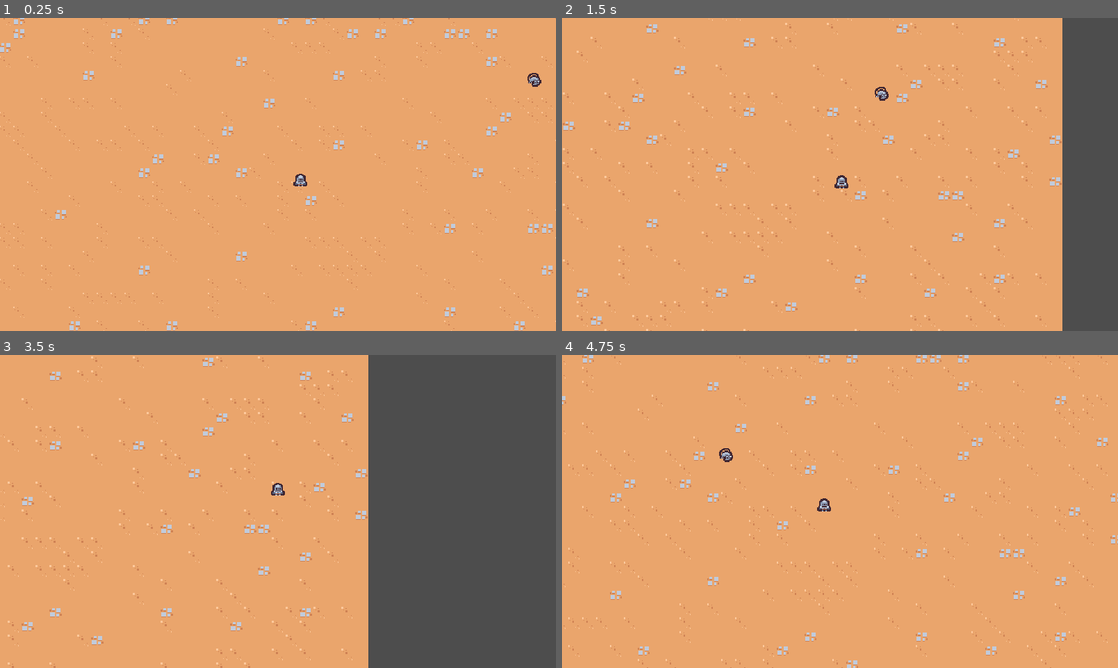
Above: before the commit, frames 1-4 (two rows, left to right).
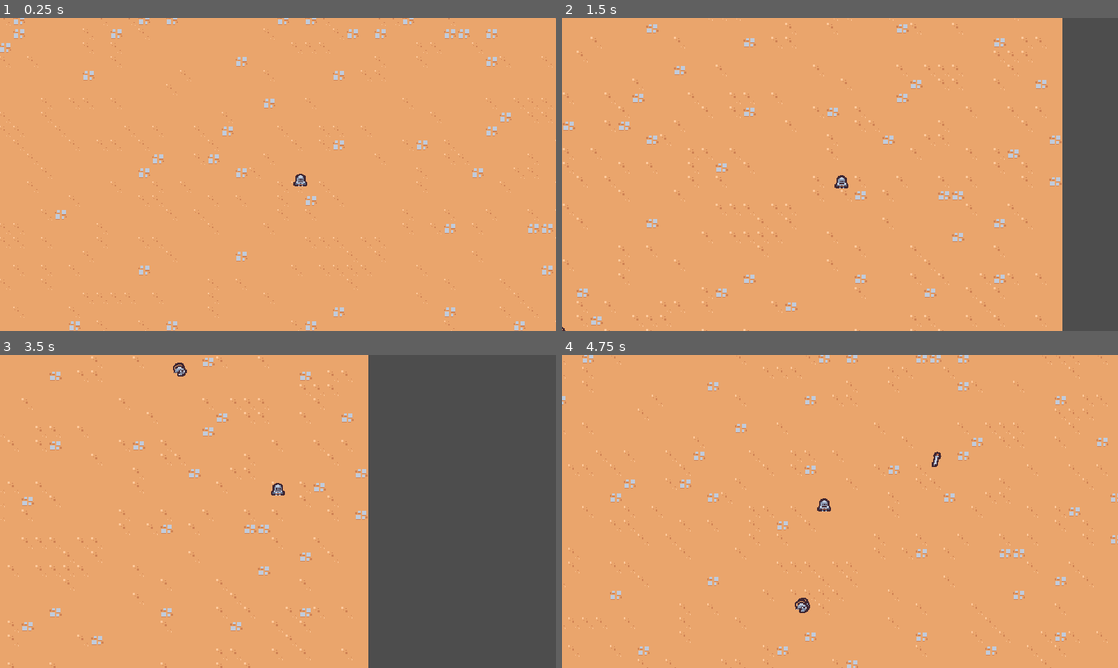
Above: after the commit, the same moments.

Repository: exglegaming/survivors-course
Game: Godot game, scene res://scenes/main/main.tscn
The game is run twice, just before and just after one commit, with the same random seed, the same clock (stepped at 60 frames per second) and the same inputs.
Inputs:
- Up to frame 1 (0.25 s): no input
- Up to frame 2 (1.5 s): hold D (move_right) 0.53-1.28 s; hold S (move_down) from 1.28 s (still down)
- Up to frame 3 (3.5 s): release S (move_down) at 2.03 s; hold D (move_right) 2.03-2.78 s; hold W (move_up) from 2.78 s (still down)
- Up to frame 4 (4.75 s): release W (move_up) at 3.53 s; hold A (move_left) from 3.53 s (still down)

The runs differ from the first frame. In frame 1, less than 0.1% of the frame differs, in the area x 94-98%, y 17-22%; in frame 2, less than 0.1%; in frame 3, less than 0.1%; in frame 4, 0.2%, in the area x 28-69%, y 29-83%.

Commit message:
basic enemy spawner

Diff:
--- a/scenes/main/main.tscn
+++ b/scenes/main/main.tscn
@@ -2,8 +2,8 @@
 
 [ext_resource type="PackedScene" uid="uid://bwih6ucg3wo4u" path="res://scenes/player/player.tscn" id="1_hyk8p"]
 [ext_resource type="Texture2D" uid="uid://cskquh74cuopt" path="res://assets/environment/tilemap_packed.png" id="1_iuonh"]
+[ext_resource type="PackedScene" uid="uid://dgf41m8o5fo4p" path="res://scenes/manager/enemy_manager.tscn" id="1_l3cfh"]
 [ext_resource type="PackedScene" uid="uid://mffpdhn2qnda" path="res://scenes/game_camera/game_camera.tscn" id="3_k2fmo"]
-[ext_resource type="PackedScene" uid="uid://xwqfmvgmx3ol" path="res://scenes/basic_enemy/basic_enemy.tscn" id="4_l3cfh"]
 
 [sub_resource type="TileSetAtlasSource" id="TileSetAtlasSource_k2fmo"]
 texture = ExtResource("1_iuonh")
@@ -51,6 +51,8 @@
 
 [node name="Main" type="Node" unique_id=92906700]
 
+[node name="EnemyManager" parent="." unique_id=1911562668 instance=ExtResource("1_l3cfh")]
+
 [node name="GameCamera" parent="." unique_id=1627807066 instance=ExtResource("3_k2fmo")]
 
 [node name="TileMapLayer" type="TileMapLayer" parent="." unique_id=1754120177]
@@ -59,9 +61,3 @@
 
 [node name="Player" parent="." unique_id=407612415 instance=ExtResource("1_hyk8p")]
 position = Vector2(316, 168)
-
-[node name="BasicEnemy" parent="." unique_id=363237804 instance=ExtResource("4_l3cfh")]
-position = Vector2(-60, -36)
-
-[node name="BasicEnemy2" parent="." unique_id=1520510490 instance=ExtResource("4_l3cfh")]
-position = Vector2(602, 41)
--- /dev/null
+++ b/scenes/manager/enemy_manager.tscn
@@ -0,0 +1,11 @@
+[gd_scene format=3 uid="uid://dgf41m8o5fo4p"]
+
+[ext_resource type="Script" uid="uid://dj4efjv3y5i3v" path="res://scripts/manager/enemy_manager.gd" id="1_jybml"]
+[ext_resource type="PackedScene" uid="uid://xwqfmvgmx3ol" path="res://scenes/basic_enemy/basic_enemy.tscn" id="2_1w3g6"]
+
+[node name="EnemyManager" type="Node" unique_id=1911562668]
+script = ExtResource("1_jybml")
+basic_enemy_scene = ExtResource("2_1w3g6")
+
+[node name="Timer" type="Timer" parent="." unique_id=1168864638]
+autostart = true
--- a/scripts/basic_enemy/basic_enemy.gd
+++ b/scripts/basic_enemy/basic_enemy.gd
@@ -1,4 +1,4 @@
-class_name BasicEnemy
+class_name Enemy
 extends CharacterBody2D
 
 
--- /dev/null
+++ b/scripts/manager/enemy_manager.gd
@@ -0,0 +1,24 @@
+extends Node
+
+
+const SPAWN_RADIUS: float = 375.0
+
+@export var basic_enemy_scene: PackedScene
+
+@onready var timer: Timer = $Timer
+
+
+func _ready() -> void:
+	timer.timeout.connect(_on_timer_timeout)
+
+
+func _on_timer_timeout() -> void:
+	var player: Player = get_tree().get_first_node_in_group("player")
+	if player == null: return
+
+	var random_direction: Vector2 = Vector2.RIGHT.rotated(randf_range(0.0, TAU))
+	var spawn_position: Vector2 = player.global_position + (random_direction * SPAWN_RADIUS)
+
+	var enemy: Enemy = basic_enemy_scene.instantiate()
+	get_parent().add_child(enemy)
+	enemy.global_position = spawn_position
Not shown, added: scripts/manager/enemy_manager.gd.uid
